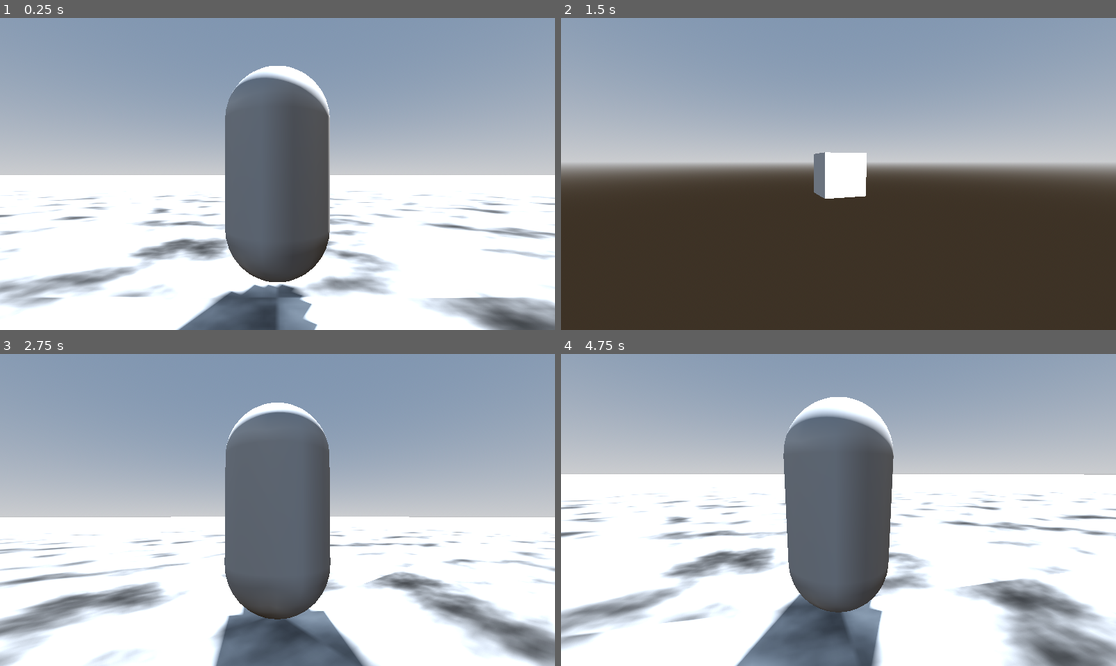
Above: before the commit, frames 1-4 (two rows, left to right).
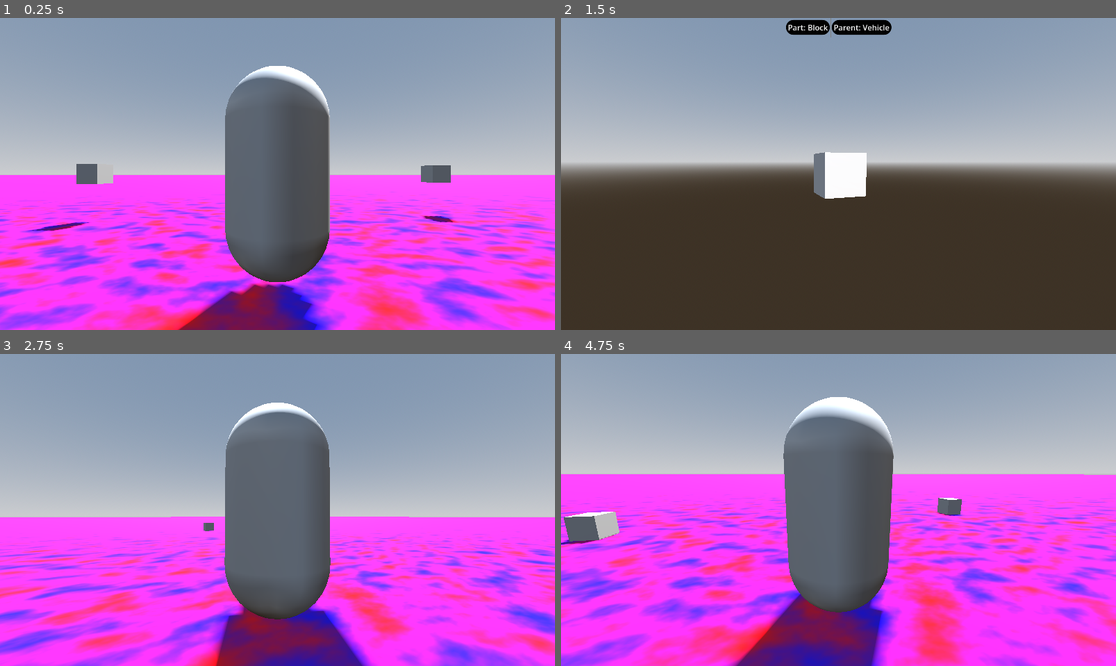
Above: after the commit, the same moments.

Repository: Jagdoggo/Trash-Mtash
Game: Godot game, scene res://node_3d.tscn
Two runs of this game, one before a commit and one after it. Both use one fixed random seed, a clock stepped at 60 frames per second and the inputs below.
Inputs (mouse positions are in pixels of both pictures, inside the frame that each line leads up to):
- Up to frame 1 (0.25 s): no input
- Up to frame 2 (1.5 s): move the mouse to (866, 174) at 0.52 s; hold 1 (servo forward) from 0.53 s (still down); tap B (build) at 0.6 s; tap Space (jump) at 0.77 s; tap F (build part) at 0.8, 1.35 s; tap Enter at 1.25 s; move the mouse to (810, 174) at 1.27 s
- Up to frame 3 (2.75 s): keep holding 1 (servo forward); tap Space (jump) at 1.52 s; tap Y (delete part) at 1.55, 2.1 s; tap N (reset parent) at 2 s; move the mouse to (288, 503) at 2.02 s; tap B (build) at 2.3 s
- Up to frame 4 (4.75 s): keep holding 1 (servo forward); tap N (reset parent) at 2.75, 3.5, 4.25 s; move the mouse to (832, 516) at 2.77 s; tap B (build) at 2.85, 4.55 s; tap Space (jump) at 3.02, 3.77, 4.52 s; tap F (build part) at 3.05, 3.6 s; move the mouse to (877, 513) at 3.52 s; tap Y (delete part) at 3.8, 4.35 s; move the mouse to (794, 506) at 4.27 s

The runs differ from the first frame. In frame 1, 44% of the frame differs, in the area x 0-100%, y 16-100%; in frame 2, 0.9%; in frame 3, 42%; in frame 4, 54%.

Commit message:
Add parts, UI and reparenting for builder
Add new buildable scenes (seat, 1x1 and 2x1 slopes) and extend the Builder to show a simple UI for current block/parent, track part IDs, and handle building/removing parts. Implement parented/reparented part tracking: when placing a part under a non-root parent a lightweight duplicate is created under the vehicle root and synchronized via Vehicle.reposition(). Update mtash_man to transfer and remap these part references when entering a vehicle and to position the camera at a seat if present. Change Servo/servo.tscn to use a Node3D rotation point and guard rotation logic. Adjust vehicle.gd to export parented_parts/reparented_parts and seat, and add deferred repositioning. Tweak node_3d scene (noise, lighting, debug rigid bodies) and set wheel rest length for wheel scenes. These changes enable hierarchical part placement, previewing and proper runtime synchronization of reparented duplicates.

Diff:
--- /dev/null
+++ b/1x_1_slope.tscn
@@ -0,0 +1,13 @@
+[gd_scene format=3 uid="uid://dqw1frx8hmdrv"]
+
+[sub_resource type="ConvexPolygonShape3D" id="ConvexPolygonShape3D_cl7vd"]
+points = PackedVector3Array(-0.5079365, -0.50793654, -0.50793654, 0.507921, 0.50793654, 0.50793654, 0.507921, 0.50793654, -0.50793654, 0.49998456, -0.5, 0.5, -0.5079365, -0.4761159, 0.50793654, 0.49998456, -0.5, -0.5, 0.47610083, 0.50793654, -0.50793654, -0.5079365, -0.50793654, 0.50793654, 0.47610083, 0.50793654, 0.50793654, -0.5079365, -0.4761159, -0.50793654)
+
+[sub_resource type="PrismMesh" id="PrismMesh_5fwem"]
+left_to_right = 1.0
+
+[node name="1x1 Slope" type="CollisionShape3D" unique_id=767567029]
+shape = SubResource("ConvexPolygonShape3D_cl7vd")
+
+[node name="MeshInstance3D" type="MeshInstance3D" parent="." unique_id=647300879]
+mesh = SubResource("PrismMesh_5fwem")
--- /dev/null
+++ b/2x_1_slope.tscn
@@ -0,0 +1,15 @@
+[gd_scene format=3 uid="uid://cud6v1hauf2b8"]
+
+[sub_resource type="ConvexPolygonShape3D" id="ConvexPolygonShape3D_p87o3"]
+points = PackedVector3Array(0.9840524, 0.5316777, 0.53174603, -0.98508894, -0.499903, -0.5, 0.98508894, -0.499903, -0.5, 1.0158731, 0.5316777, -0.5158731, 0.954305, -0.4840326, 0.5, -0.9840524, -0.45230716, -0.5158731, -0.9840524, -0.45230716, 0.53174603, 1.0158731, 0.5316777, 0.53174603, 0.9840524, 0.5316777, -0.5158731, -1.0158731, -0.4839891, 0.53174603, -1.0158731, -0.4839891, -0.5158731)
+
+[sub_resource type="PrismMesh" id="PrismMesh_p87o3"]
+left_to_right = 1.0
+size = Vector3(2, 1, 1)
+
+[node name="2x1 Slope" type="CollisionShape3D" unique_id=767567029]
+transform = Transform3D(1, 0, 0, 0, 1, 0, 0, 0, 1, -0.5, 0, 0)
+shape = SubResource("ConvexPolygonShape3D_p87o3")
+
+[node name="MeshInstance3D" type="MeshInstance3D" parent="." unique_id=647300879]
+mesh = SubResource("PrismMesh_p87o3")
--- a/builder.gd
+++ b/builder.gd
@@ -13,6 +13,8 @@
 @onready var current_parent : Node3D = $Vehicle
 
 var current_block_index : int = 0
+var arr : Array[Node3D]
+var part_id : int = 0
 
 func _ready() -> void:
 	Input.mouse_mode = Input.MOUSE_MODE_CAPTURED
@@ -31,6 +33,7 @@
 			cam.position.z = clamp(cam.position.z,1,15)
 
 func _process(delta: float) -> void:
+	$UI.visible = player.building
 	if player.building:
 		var inpupt_dir : Vector2 = Vector2(int(Input.is_action_just_pressed("right")) - int(Input.is_action_just_pressed("left")),int(Input.is_action_just_pressed("backward")) - int(Input.is_action_just_pressed("forward")))
 		inpupt_dir = inpupt_dir.rotated(deg_to_rad(-round(camera_arm.rotation_degrees.y/90)*90))
@@ -45,7 +48,11 @@
 			current_block_index += 1
 		if Input.is_action_just_pressed("delete part"):
 			for child in vehicle.get_children():
-				if preview.position.distance_squared_to(child.position) < 0.25 and child is not MeshInstance3D:
+				if preview.position.distance_squared_to(child.position) < 0.25:
+					if child.get_parent() != self:
+						var index = $Vehicle.parented_parts.find(child)
+						$Vehicle.parented_parts.remove_at(index)
+						$Vehicle.reparented_parts.remove_at(index)
 					child.queue_free()
 		if Input.is_action_just_pressed("set parent"):
 			for child in vehicle.get_children():
@@ -53,9 +60,31 @@
 					current_parent = child.rotation_point
 		if Input.is_action_just_pressed("reset parent"):
 			current_parent = $Vehicle
+		if not current_parent:
+			current_parent = $Vehicle
 		camera_arm.position = preview.position
 		current_block_index = clamp(current_block_index,0,blocks.size() - 1)
+		var tmp_part = blocks[current_block_index].instantiate()
+		$UI/HBoxContainer/Block.text = "Part: " + tmp_part.name
+		$UI/HBoxContainer/Parent.text = "Parent: " + current_parent.name
 		if Input.is_action_just_pressed("build part"):
+			part_id += 1
 			var part = blocks[current_block_index].instantiate()
-			part.position = preview.position
+			part.position += preview.position
+			part.position -= current_parent.global_position - position
+			part.name = part.name + str(part_id)
 			current_parent.add_child(part)
+			if current_parent != $Vehicle:
+				$Vehicle.parented_parts.append(part)
+				var reparent_duplicate : Node3D = part.duplicate()
+				for child in reparent_duplicate.get_children(true):
+					if child:
+						child.queue_free()
+				reparent_duplicate.position = part.global_position - $Vehicle.global_position
+				reparent_duplicate.name = reparent_duplicate.name + str(part_id) + " Duplicate"
+				$Vehicle.add_child(reparent_duplicate)
+				$Vehicle.reparented_parts.append(reparent_duplicate)
+			if current_block_index == 3:
+				current_parent = part.rotation_point
+			if current_block_index == 4:
+				vehicle.seat = part
--- a/builder.tscn
+++ b/builder.tscn
@@ -6,7 +6,10 @@
 [ext_resource type="PackedScene" uid="uid://b04wdl6v6rdda" path="res://wheel.tscn" id="4_h00wr"]
 [ext_resource type="PackedScene" uid="uid://digll4jlqnkd5" path="res://servo.tscn" id="5_gtodl"]
 [ext_resource type="PackedScene" uid="uid://u2vndig3hjmo" path="res://wheel(steer).tscn" id="5_ucbhk"]
+[ext_resource type="PackedScene" uid="uid://dk13u3roy5j7s" path="res://seat.tscn" id="6_3uvuy"]
 [ext_resource type="Script" uid="uid://gissbbh2t35s" path="res://vehicle.gd" id="6_ucbhk"]
+[ext_resource type="PackedScene" uid="uid://dqw1frx8hmdrv" path="res://1x_1_slope.tscn" id="7_u3nas"]
+[ext_resource type="PackedScene" uid="uid://cud6v1hauf2b8" path="res://2x_1_slope.tscn" id="8_ewt2b"]
 
 [sub_resource type="ProceduralSkyMaterial" id="ProceduralSkyMaterial_clihi"]
 sky_horizon_color = Color(0.66224277, 0.6717428, 0.6867428, 1)
@@ -20,9 +23,22 @@
 sky = SubResource("Sky_nebbf")
 tonemap_mode = 2
 
+[sub_resource type="StyleBoxFlat" id="StyleBoxFlat_3uvuy"]
+bg_color = Color(0, 0, 0, 1)
+border_color = Color(1, 1, 1, 1)
+border_blend = true
+corner_radius_top_left = 16
+corner_radius_top_right = 16
+corner_radius_bottom_right = 16
+corner_radius_bottom_left = 16
+expand_margin_left = 4.0
+expand_margin_top = 4.0
+expand_margin_right = 4.0
+expand_margin_bottom = 4.0
+
 [node name="Builder" type="Node3D" unique_id=667126995]
 script = ExtResource("1_h1ki1")
-blocks = Array[PackedScene]([ExtResource("3_nebbf"), ExtResource("4_h00wr"), ExtResource("5_ucbhk"), ExtResource("5_gtodl")])
+blocks = Array[PackedScene]([ExtResource("3_nebbf"), ExtResource("4_h00wr"), ExtResource("5_ucbhk"), ExtResource("5_gtodl"), ExtResource("6_3uvuy"), ExtResource("7_u3nas"), ExtResource("8_ewt2b")])
 
 [node name="Preview" parent="." unique_id=204736288 instance=ExtResource("2_clihi")]
 
@@ -48,3 +64,36 @@
 [node name="Cam" type="Camera3D" parent="Camera Arm" unique_id=1588652023]
 transform = Transform3D(1, 0, 0, 0, 1, 0, 0, 0, 1, 0, 0, 5)
 size = 15.0
+
+[node name="UI" type="Control" parent="." unique_id=115303950]
+layout_mode = 3
+anchors_preset = 15
+anchor_right = 1.0
+anchor_bottom = 1.0
+grow_horizontal = 2
+grow_vertical = 2
+
+[node name="HBoxContainer" type="HBoxContainer" parent="UI" unique_id=2033279758]
+layout_mode = 1
+anchors_preset = 5
+anchor_left = 0.5
+anchor_right = 0.5
+offset_left = -49.0
+offset_right = 49.0
+offset_bottom = 40.0
+grow_horizontal = 2
+
+[node name="Block" type="Label" parent="UI/HBoxContainer" unique_id=1490063618]
+layout_mode = 2
+theme_override_styles/normal = SubResource("StyleBoxFlat_3uvuy")
+text = "Block"
+horizontal_alignment = 1
+vertical_alignment = 1
+
+[node name="VSeparator" type="VSeparator" parent="UI/HBoxContainer" unique_id=1535522423]
+layout_mode = 2
+
+[node name="Parent" type="Label" parent="UI/HBoxContainer" unique_id=428269337]
+layout_mode = 2
+theme_override_styles/normal = SubResource("StyleBoxFlat_3uvuy")
+text = "Parent"
--- a/mtash_man.gd
+++ b/mtash_man.gd
@@ -38,10 +38,27 @@
 			cam.current = true
 			vehicle = builder.vehicle.duplicate()
 			vehicle.player = self
+			vehicle.parented_parts = builder.vehicle.parented_parts
+			vehicle.reparented_parts = builder.vehicle.reparented_parts
 			vehicle.position = Vector3(position.x,position.y + 2,position.z)
+			if not vehicle.cam:
+				vehicle.cam = vehicle.get_node("Camera Arm/Cam")
+			if not vehicle.camera_arm:
+				vehicle.camera_arm = vehicle.get_node("Camera Arm")
+			if vehicle.seat:
+				vehicle.camera_arm.position = vehicle.seat.position
+			for i in range(vehicle.parented_parts.size()):
+				var path_reltative = builder.vehicle.get_path_to(vehicle.parented_parts[i])
+				var new_node = vehicle.get_node(path_reltative)
+				vehicle.parented_parts[i] = new_node
+				path_reltative = builder.vehicle.get_path_to(vehicle.reparented_parts[i])
+				new_node = vehicle.get_node(path_reltative)
+				vehicle.reparented_parts[i] = new_node
 			vehicle.freeze = false
 			get_parent().add_child(vehicle)
 		else:
+			if vehicle:
+				vehicle.queue_free()
 			building = true
 			builder.cam.current = true
 			cam.current = false
@@ -76,5 +93,9 @@
 				velocity.x = move_toward(velocity.x, 0, SPEED)
 				velocity.z = move_toward(velocity.z, 0, SPEED)
 		else:
-			position = vehicle.position + Vector3(0,2,0)
+			if vehicle.seat:
+				position = vehicle.seat.global_position + (Vector3(0,1.25,0) * vehicle.basis.inverse())
+			else:
+				position = vehicle.position + Vector3(0,3,0)
+			rotation = vehicle.rotation
 	move_and_slide()
--- a/node_3d.tscn
+++ b/node_3d.tscn
@@ -15,11 +15,18 @@
 sky = SubResource("Sky_a202f")
 tonemap_mode = 2
 
+[sub_resource type="Gradient" id="Gradient_noarx"]
+colors = PackedColorArray(1, 0, 0, 1, 0, 0, 1, 1)
+
 [sub_resource type="FastNoiseLite" id="FastNoiseLite_a0tk4"]
 frequency = 0.0225
 
 [sub_resource type="NoiseTexture2D" id="NoiseTexture2D_r3fl7"]
+width = 1024
+height = 1024
 noise = SubResource("FastNoiseLite_a0tk4")
+color_ramp = SubResource("Gradient_noarx")
+seamless = true
 
 [sub_resource type="StandardMaterial3D" id="StandardMaterial3D_jka67"]
 albedo_texture = SubResource("NoiseTexture2D_r3fl7")
@@ -32,6 +39,12 @@
 [sub_resource type="BoxShape3D" id="BoxShape3D_wc5p8"]
 size = Vector3(500, 1, 500)
 
+[sub_resource type="BoxMesh" id="BoxMesh_noarx"]
+size = Vector3(0.5, 0.5, 0.5)
+
+[sub_resource type="BoxShape3D" id="BoxShape3D_a0tk4"]
+size = Vector3(0.5, 0.5, 0.5)
+
 [node name="Node3D" type="Node3D" unique_id=1951610600]
 
 [node name="WorldEnvironment" type="WorldEnvironment" parent="." unique_id=1862191061]
@@ -39,7 +52,7 @@
 
 [node name="DirectionalLight3D" type="DirectionalLight3D" parent="." unique_id=1796173950]
 transform = Transform3D(-0.8660254, -0.43301278, 0.25, 0, 0.49999997, 0.86602545, -0.50000006, 0.75, -0.43301266, 0, 0, 0)
-light_energy = 0.2
+light_energy = 0.06
 shadow_enabled = true
 
 [node name="StaticBody3D" type="StaticBody3D" parent="." unique_id=542966281]
@@ -57,3 +70,39 @@
 [node name="Builder" parent="." unique_id=667126995 node_paths=PackedStringArray("player") instance=ExtResource("2_noarx")]
 transform = Transform3D(1, 0, 0, 0, 1, 0, 0, 0, 1, 0, 500, 0)
 player = NodePath("../Mtash Man")
+
+[node name="RigidBody3D" type="RigidBody3D" parent="." unique_id=380816508]
+transform = Transform3D(1, 0, 0, 0, 1, 0, 0, 0, 1, 4.685148, 0, -4.046895)
+
+[node name="MeshInstance3D" type="MeshInstance3D" parent="RigidBody3D" unique_id=1439810492]
+mesh = SubResource("BoxMesh_noarx")
+
+[node name="CollisionShape3D" type="CollisionShape3D" parent="RigidBody3D" unique_id=1601525852]
+shape = SubResource("BoxShape3D_a0tk4")
+
+[node name="RigidBody3D2" type="RigidBody3D" parent="." unique_id=1274036124]
+transform = Transform3D(1, 0, 0, 0, 1, 0, 0, 0, 1, -4.6842666, 0, -3.2430406)
+
+[node name="MeshInstance3D" type="MeshInstance3D" parent="RigidBody3D2" unique_id=45614552]
+mesh = SubResource("BoxMesh_noarx")
+
+[node name="CollisionShape3D" type="CollisionShape3D" parent="RigidBody3D2" unique_id=644742253]
+shape = SubResource("BoxShape3D_a0tk4")
+
+[node name="RigidBody3D3" type="RigidBody3D" parent="." unique_id=695334902]
+transform = Transform3D(1, 0, 0, 0, 1, 0, 0, 0, 1, 2.999919, 0, -11.72299)
+
+[node name="MeshInstance3D" type="MeshInstance3D" parent="RigidBody3D3" unique_id=882217468]
+mesh = SubResource("BoxMesh_noarx")
+
+[node name="CollisionShape3D" type="CollisionShape3D" parent="RigidBody3D3" unique_id=543450558]
+shape = SubResource("BoxShape3D_a0tk4")
+
+[node name="RigidBody3D4" type="RigidBody3D" parent="." unique_id=2011575161]
+transform = Transform3D(1, 0, 0, 0, 1, 0, 0, 0, 1, 4.048881, 0, 2.6114426)
+
+[node name="MeshInstance3D" type="MeshInstance3D" parent="RigidBody3D4" unique_id=73668728]
+mesh = SubResource("BoxMesh_noarx")
+
+[node name="CollisionShape3D" type="CollisionShape3D" parent="RigidBody3D4" unique_id=1904953158]
+shape = SubResource("BoxShape3D_a0tk4")
--- /dev/null
+++ b/seat.tscn
@@ -0,0 +1,18 @@
+[gd_scene format=3 uid="uid://dk13u3roy5j7s"]
+
+[sub_resource type="BoxShape3D" id="BoxShape3D_en414"]
+size = Vector3(1, 0.5, 1)
+
+[sub_resource type="StandardMaterial3D" id="StandardMaterial3D_en414"]
+albedo_color = Color(1, 1, 0, 1)
+
+[sub_resource type="BoxMesh" id="BoxMesh_bn7dt"]
+material = SubResource("StandardMaterial3D_en414")
+size = Vector3(1, 0.5, 1)
+
+[node name="Seat" type="CollisionShape3D" unique_id=767567029]
+transform = Transform3D(1, 0, 0, 0, 1, 0, 0, 0, 1, 0, -0.25, 0)
+shape = SubResource("BoxShape3D_en414")
+
+[node name="MeshInstance3D" type="MeshInstance3D" parent="." unique_id=647300879]
+mesh = SubResource("BoxMesh_bn7dt")
--- a/servo.gd
+++ b/servo.gd
@@ -1,10 +1,13 @@
 extends CollisionShape3D
 class_name Servo
 
-@export var rotation_point : CharacterBody3D
+@export var rotation_point : Node3D
 @export var speed : float = 30
 
 func _process(delta: float) -> void:
-	rotation_point.position = Vector3.ZERO
-	var input = Input.get_axis("servo back","servo forward")
-	rotation_point.rotation_degrees.x += delta * speed * input
+	var input = float(Input.get_axis("servo back","servo forward"))
+	if rotation_point:
+		rotation_point.rotation_degrees.x += delta * speed * input
+	else:
+		if get_child_count() > 0:
+			rotation_point = get_node("Rotation Point")
--- a/servo.tscn
+++ b/servo.tscn
@@ -1,6 +1,9 @@
 [gd_scene format=3 uid="uid://digll4jlqnkd5"]
 
 [ext_resource type="Script" uid="uid://1qcsjo7weqtl" path="res://servo.gd" id="1_u7oo3"]
+
+[sub_resource type="BoxShape3D" id="BoxShape3D_u7oo3"]
+size = Vector3(0.5, 0.5, 0.5)
 
 [sub_resource type="StandardMaterial3D" id="StandardMaterial3D_vvd4a"]
 albedo_color = Color(1, 0, 0, 1)
@@ -9,13 +12,11 @@
 material = SubResource("StandardMaterial3D_vvd4a")
 
 [node name="Servo" type="CollisionShape3D" unique_id=767567029 node_paths=PackedStringArray("rotation_point")]
+shape = SubResource("BoxShape3D_u7oo3")
 script = ExtResource("1_u7oo3")
 rotation_point = NodePath("Rotation Point")
 
 [node name="MeshInstance3D" type="MeshInstance3D" parent="." unique_id=647300879]
 mesh = SubResource("BoxMesh_u7oo3")
 
-[node name="Rotation Point" type="CharacterBody3D" parent="." unique_id=2000735199]
-axis_lock_linear_x = true
-axis_lock_linear_y = true
-axis_lock_linear_z = true
+[node name="Rotation Point" type="Node3D" parent="." unique_id=2040972492]
--- a/vehicle.gd
+++ b/vehicle.gd
@@ -5,16 +5,23 @@
 @export var player : Player
 @export var drive_force : float = 100
 @export var turn_force : float = 30
+@export var parented_parts : Array[Node3D]
+@export var reparented_parts : Array[Node3D]
+@export var seat : Node3D
 
 @onready var camera_arm: SpringArm3D = $"Camera Arm"
 @onready var cam: Camera3D = $"Camera Arm/Cam"
 
 var flipped : bool = false
-var flipped_steer : bool = false
+var flipped_steer : bool = true
 
 func _input(event: InputEvent) -> void:
 	if not freeze:
 		if player.driving and not player.building:
+			if not cam:
+				cam = $"Camera Arm/Cam"
+			if not camera_arm:
+				camera_arm = $"Camera Arm"
 			if event is InputEventMouseMotion:
 				camera_arm.rotation.y += -event.relative.x * mouse_sens
 				camera_arm.rotation.x += -event.relative.y * mouse_sens
@@ -28,6 +35,7 @@
 
 func  _process(delta: float) -> void:
 	if player and player.driving and not player.building and not freeze:
+		reposition.call_deferred()
 		if Input.is_action_just_pressed("switch drive dir"):
 			if flipped:
 				flipped = false
@@ -46,3 +54,9 @@
 			steer *= -1
 		engine_force = drive
 		steering = deg_to_rad(steer)
+
+func reposition():
+	for i in range(parented_parts.size()):
+		var original = parented_parts[i]
+		var duplicate = reparented_parts[i]
+		duplicate.transform = global_transform.affine_inverse() * original.global_transform
--- a/wheel(steer).tscn
+++ b/wheel(steer).tscn
@@ -11,6 +11,7 @@
 transform = Transform3D(1, 0, 0, 0, 1, 0, 0, 0, 1, 0, -0.2, 0)
 use_as_traction = true
 use_as_steering = true
+wheel_rest_length = 0.35
 
 [node name="MeshInstance3D" type="MeshInstance3D" parent="." unique_id=670048899]
 transform = Transform3D(-4.371139e-08, 1, 0, -1, -4.371139e-08, 0, 0, 0, 1, 0, 0, 0)
--- a/wheel.tscn
+++ b/wheel.tscn
@@ -6,6 +6,7 @@
 [node name="Wheel" type="VehicleWheel3D" unique_id=376329292]
 transform = Transform3D(1, 0, 0, 0, 1, 0, 0, 0, 1, 0, -0.2, 0)
 use_as_traction = true
+wheel_rest_length = 0.35
 
 [node name="MeshInstance3D" type="MeshInstance3D" parent="." unique_id=958678714]
 transform = Transform3D(-4.371139e-08, 1, 0, -1, -4.371139e-08, 0, 0, 0, 1, 0, 0, 0)
